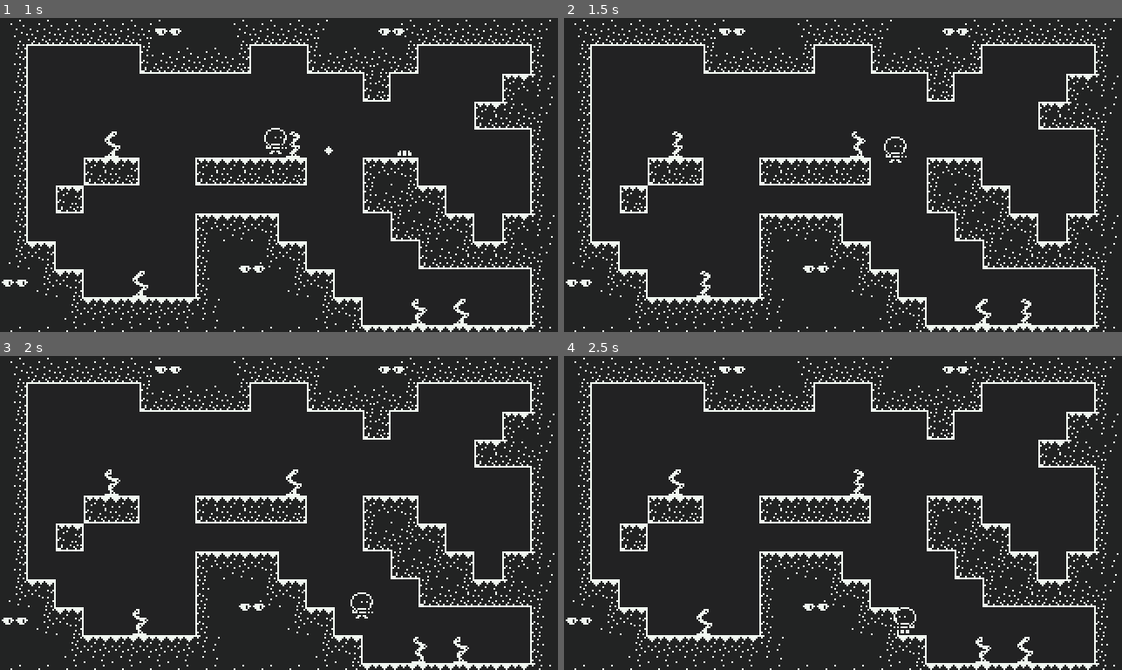
Above: before the commit, frames 1-4 (two rows, left to right).
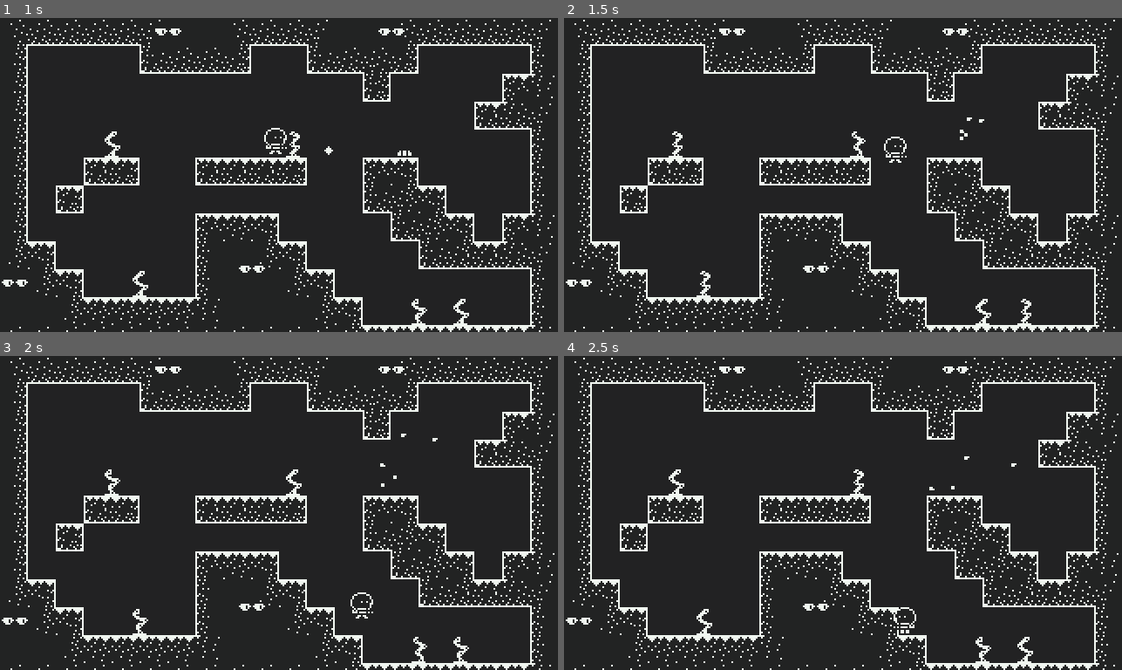
Above: after the commit, the same moments.

Repository: madeso/spelsylt4
Game: Godot game, scene res://world.tscn
Same seed, same stepped clock (60 frames per second), same inputs: the game is played once before the commit and once after it.
Inputs:
- Up to frame 1 (1 s): hold Right (ui_right) from 0.53 s (still down); tap Space (ui_select) at 0.77 s
- Up to frame 2 (1.5 s): keep holding Right (ui_right)
- Up to frame 3 (2 s): keep holding Right (ui_right); tap Space (ui_select) at 1.52 s
- Up to frame 4 (2.5 s): release Right (ui_right) at 2.03 s; hold Left (ui_left) from 2.03 s (still down)

Frame 1 is identical in both runs. In frame 2, less than 0.1% of the frame differs, in the area x 70-76%, y 31-39%; in frame 3, less than 0.1%, in the area x 68-79%, y 24-42%; in frame 4, less than 0.1%.

Commit message:
gibs of bug

Diff:
--- a/bug.gd
+++ b/bug.gd
@@ -1,4 +1,6 @@
 extends KinematicBody2D
+
+onready var gib_scene = preload("res://buggib.tscn")
 
 const SPEED = 8
 const CLIFF_DISTANCE = 10
@@ -6,8 +8,15 @@
 var move = Vector2.ZERO
 var facing_right = true
 
+func gib():
+	var g = gib_scene.instance()
+	g.set_position( get_position() )
+	get_parent().add_child(g)
+
 func damage():
 	self.queue_free()
+	for n in range(5):
+		gib()
 
 func _ready():
 	pass # Replace with function body.
--- /dev/null
+++ b/buggib.gd
@@ -0,0 +1,32 @@
+extends KinematicBody2D
+
+onready var sprite = $Sprite
+
+const FRICTION = 3.5
+const GRAVITY = 100
+const BOUNCY = 0.4
+
+var move = Vector2.ZERO
+
+func _ready():
+	sprite.flip_h = randf() > 0.5
+	sprite.flip_v = randf() > 0.5
+	if randf() > 0.5:
+		sprite.frame = 3
+	else:
+		sprite.frame = 2
+
+	move.x = rand_range(-10, 10) * 3
+	move.y = rand_range(-5, -10) * 8
+
+func _physics_process(delta):
+	if is_on_floor():
+		move.y = -move.y * BOUNCY
+		if abs(move.y) < 10:
+			move.y = 0
+	else:
+		move.y += delta * GRAVITY
+	if abs(move.x) > 0:
+		move.x = sign(move.x) * max(0, abs(move.x) - delta * FRICTION)
+	var m = move_and_slide(move, Vector2.UP)
+	move.x = m.x
--- /dev/null
+++ b/buggib.tscn
@@ -0,0 +1,20 @@
+[gd_scene load_steps=4 format=2]
+
+[ext_resource path="res://bug.png" type="Texture" id=1]
+[ext_resource path="res://buggib.gd" type="Script" id=2]
+
+[sub_resource type="RectangleShape2D" id=1]
+extents = Vector2( 3, 3 )
+
+[node name="buggib" type="KinematicBody2D"]
+collision_layer = 16384
+collision_mask = 16
+script = ExtResource( 2 )
+
+[node name="CollisionShape2D" type="CollisionShape2D" parent="."]
+shape = SubResource( 1 )
+
+[node name="Sprite" type="Sprite" parent="."]
+texture = ExtResource( 1 )
+hframes = 4
+frame = 3
--- a/world.tscn
+++ b/world.tscn
@@ -460,7 +460,7 @@
 [node name="TileMap" type="TileMap" parent="."]
 tile_set = SubResource( 48 )
 cell_size = Vector2( 16, 16 )
-collision_layer = 3075
+collision_layer = 31775
 format = 1
 tile_data = PoolIntArray( -1, 0, 0, -65536, 0, 1, -65535, 0, 1, -65534, 0, 1, -65533, 0, 1, -65532, 0, 1, -65531, 0, 1, …(2663 unchanged characters)…
 
@@ -478,22 +478,22 @@
 
 [node name="Tentacle2" parent="." instance=ExtResource( 4 )]
 position = Vector2( 264, 168 )
-frame = 0
 
 [node name="Tentacle" parent="." instance=ExtResource( 4 )]
 position = Vector2( 168, 72 )
-frame = 2
+frame = 1
 
 [node name="Tentacle3" parent="." instance=ExtResource( 4 )]
 position = Vector2( 80, 152 )
-frame = 2
+frame = 1
 
 [node name="Tentacle4" parent="." instance=ExtResource( 4 )]
 position = Vector2( 240, 168 )
+frame = 2
 
 [node name="Tentacle5" parent="." instance=ExtResource( 4 )]
 position = Vector2( 64, 72 )
-frame = 2
+frame = 1
 
 [node name="Player" parent="." instance=ExtResource( 2 )]
 position = Vector2( 132, 70 )
Not shown: 2 places in bullet.tscn that only renumber resources
